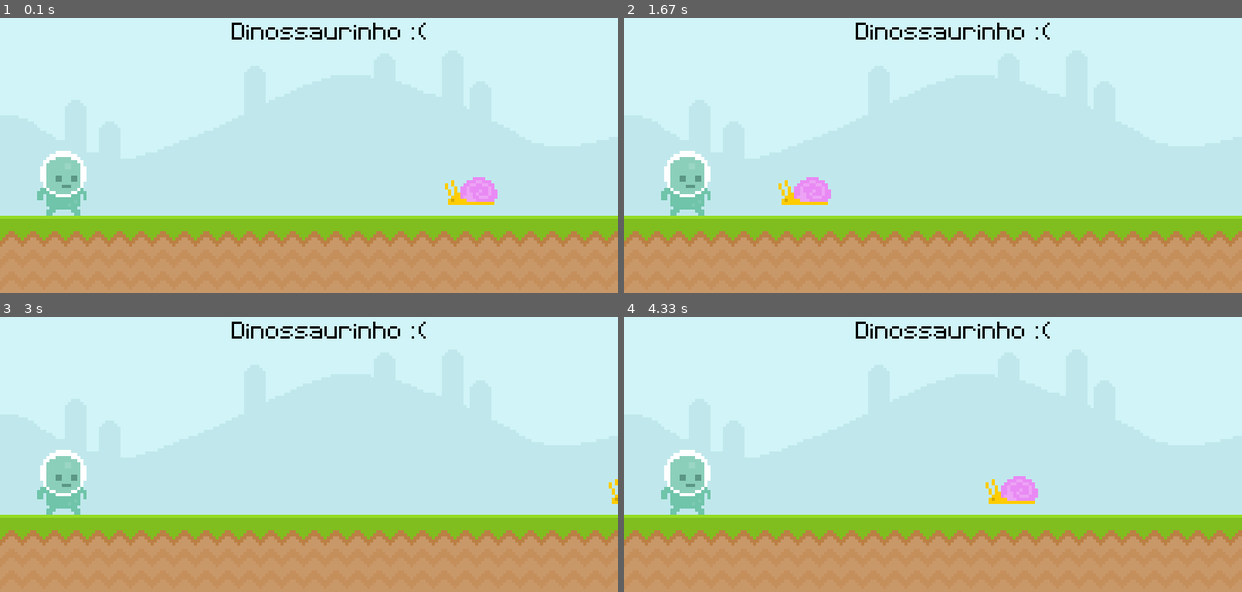
Above: before the commit, frames 1-4 (two rows, left to right).
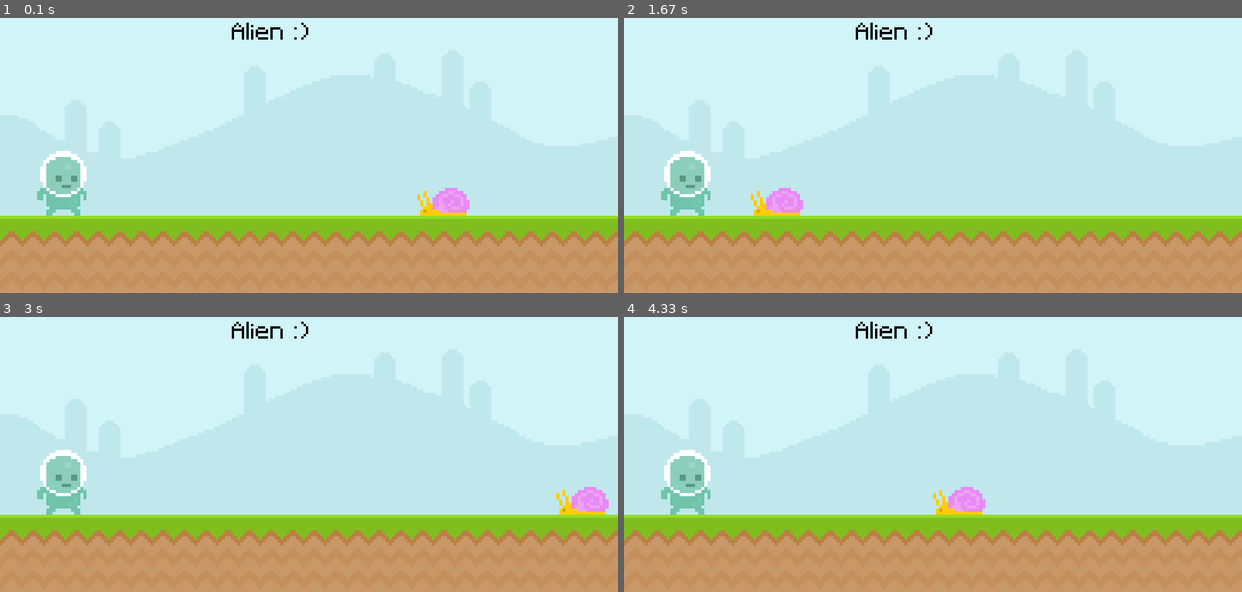
Above: after the commit, the same moments.

Repository: Phvr06/pygame-tutorial
Game: pygame game, started from main.py
Same seed, same stepped clock (60 frames per second), same inputs: the game is played once before the commit and once after it.
Inputs:
- Up to frame 1 (0.1 s): no input
- Up to frame 2 (1.67 s): no input
- Up to frame 3 (3 s): no input
- Up to frame 4 (4.33 s): no input

The runs differ from the first frame. In frame 1, 1.6% of the frame differs, in the area x 37-81%, y 1-72%; in frame 2, 1.6%; in frame 3, 1.2%; in frame 4, 1.8%, in the area x 37-69%, y 1-72%.

Commit message:
retangulo lesma

Diff:
--- a/main.py
+++ b/main.py
@@ -27,10 +27,11 @@
 # Superfície de chão para o fundo
 superficie_ground = pygame.image.load('graphics/ground.png').convert()
 # Superfície do texto
-superficie_texto = fonte.render("Dinossaurinho :(", False, 'Black')
+superficie_texto = fonte.render("Alien :)", False, 'Black')
 # Superfície do inimigo
 superficie_lesma = pygame.image.load('graphics/snail/snail1.png').convert_alpha()
-lesma_x_pos = 600
+# Retângulo lesma
+retangulo_lesma = superficie_lesma.get_rect(midbottom = (600, 300))
 # Superfície do jogador
 superficie_player = pygame.image.load('graphics/Player/player_walk_1.png').convert_alpha()
 # Retângulo do jogador
@@ -49,13 +50,13 @@
     tela.blit(superficie_ground, (0, 300))
     tela.blit(superficie_texto, (300, 50))
     # If/else para voltar a lesma para a tela quando ela sair dela
-    if lesma_x_pos >= -100:
+    if retangulo_lesma.right > 0:
         # Mexe a lesma 4 pixel para a esquerda
-        lesma_x_pos -= 4
+        retangulo_lesma.x -= 4
     else:
-        lesma_x_pos = 800
+        retangulo_lesma.left = 800
     # Mostra na tela a superfície da lesma
-    tela.blit(superficie_lesma, (lesma_x_pos, 250))
+    tela.blit(superficie_lesma, retangulo_lesma)
     # Mostra na tela a superfície do jogador
     tela.blit(superficie_player, retangulo_player)
 
